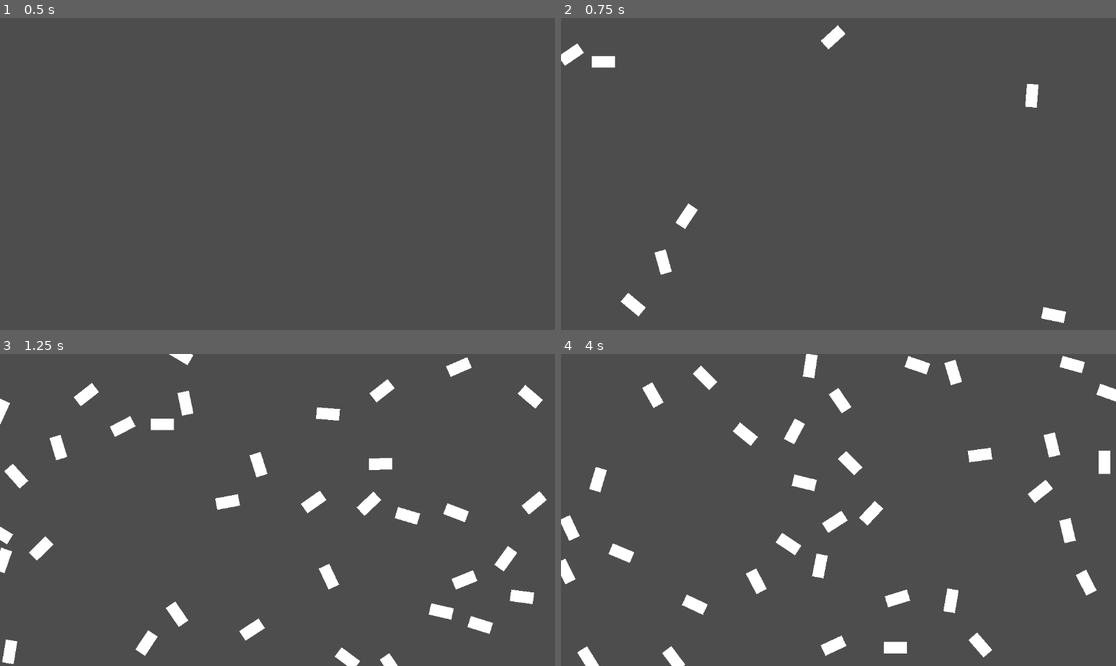
Above: before the commit, frames 1-4 (two rows, left to right).
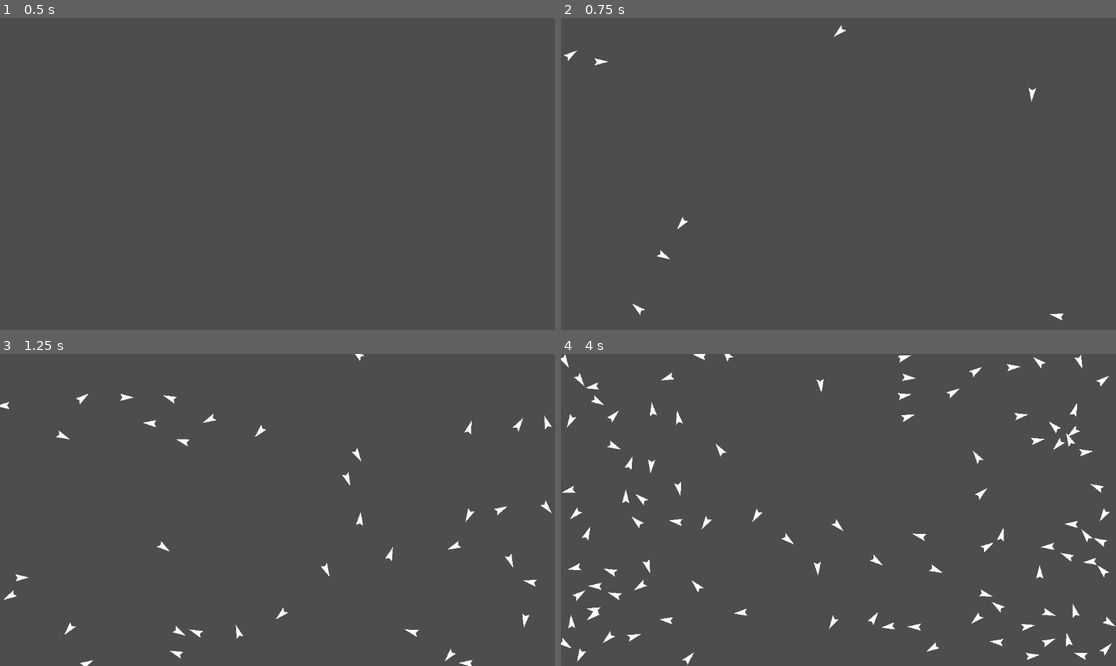
Above: after the commit, the same moments.

Repository: flamepineapple9/Boids
Game: Godot game, scene res://Scenes/Main.tscn
Two runs of this game, one before a commit and one after it. Both use one fixed random seed, a clock stepped at 60 frames per second and the inputs below.
Inputs:
- Up to frame 1 (0.5 s): no input
- Up to frame 2 (0.75 s): tap Enter at 0.5 s; tap Space (start) at 0.6 s
- Up to frame 3 (1.25 s): no input
- Up to frame 4 (4 s): tap Space (start) every 0.75 s from 1.35 to 3.6 s

Frame 1 is identical in both runs. In frame 2, 1.2% of the frame differs, in the area x 0-91%, y 2-98%; in frame 3, 6.1%; in frame 4, 8.1%, in the area x 0-100%, y 0-100%.

Commit message:
Proximity working ::thumbsup:

Diff:
--- a/Scenes/Boid.gd
+++ b/Scenes/Boid.gd
@@ -1,15 +1,18 @@
 extends Area2D
 
+var startScale = .6
 var vel: Vector2 = Vector2(0,0)
-var speed: int = 500
+var speed: int = 600 * startScale
 
 # Called when the node enters the scene tree for the first time.
 func _ready():
 	vel = Vector2.RIGHT.rotated(rotation)
+	scale = Vector2(startScale, startScale)
 
 
 #
 func _physics_process(delta):
+
 	#just visual as far as im aware, points boids in direction theyre moving
 	rotation = vel.angle()
 
@@ -22,30 +25,36 @@
 
 #this one def works
 func velocityMatch():
+	var c = Vector2.ZERO
+
 	var localBoids = $Vision.get_overlapping_areas()
 	if localBoids.size() > 0:
 		var avgVel: Vector2 = Vector2(0,0)
 		for i in localBoids.size():
 			avgVel += localBoids[i].vel
-		return (avgVel/localBoids.size())/85
-	else:
-		return Vector2(0,0)
+		c = avgVel/localBoids.size()/85
+
+	return c
 
 #pretty sure this one works
 func positionMatch():
+	var c = Vector2.ZERO
+
 	var localBoids = $Vision.get_overlapping_areas()
 	if(localBoids.size() > 0):
 		var avgPos: Vector2 = Vector2(0,0)
 		for i in localBoids.size():
 			avgPos += localBoids[i].position
 		avgPos /= localBoids.size()
-		return(position.direction_to(avgPos))/25
-	else:
-		return Vector2.ZERO
+		c = position.direction_to(avgPos)/25
+
+	return c
 
 #probably will have to handle all close boids, not just the closest one. Remove boids from localBoids if they are not considered close, then use both close boids in calculation
 # return c -= position - closeBoidObj.position
 func proximity():
+	var c = Vector2.ZERO
+
 	if $Vision.has_overlapping_areas():
 		var closeBoidObj = null
 
@@ -56,13 +65,12 @@
 			if position.distance_to(localBoids[i].position) < position.distance_to(closeBoid):
 				closeBoid = localBoids[i].position
 				closeBoidObj = localBoids[i]
-		if position.distance_to(closeBoid) < 90:
-			return (position - closeBoidObj.position).normalized()
-		else:
-			return Vector2.ZERO
-	else:
-		return Vector2.ZERO
+		if position.distance_to(closeBoid) < 75 * startScale:
+			c -= closeBoidObj.position - position
 
+	return c.normalized()/2
+
+#replace with boundary(), should be pretty simple (clueless)
 func screenWrap():
 	if position.x < 0:
 		position.x = get_viewport_rect().size.x
--- a/Scenes/Boid.tscn
+++ b/Scenes/Boid.tscn
@@ -3,16 +3,17 @@
 [ext_resource type="Script" path="res://Scenes/Boid.gd" id="1_3tijs"]
 
 [sub_resource type="CapsuleShape2D" id="CapsuleShape2D_g0q1t"]
-radius = 12.0
-height = 48.0
+radius = 7.5
+height = 40.0
 
 [node name="Boid" type="Area2D"]
+scale = Vector2(0.4, 0.4)
 collision_mask = 2
 script = ExtResource("1_3tijs")
 
 [node name="Sprite" type="Polygon2D" parent="."]
-rotation = 1.57079
-polygon = PackedVector2Array(-12, -24, 12, -24, 12, 24, -12, 24)
+scale = Vector2(0.407126, 1824.43)
+polygon = PackedVector2Array(61.406, 0, -55.2654, -0.00685146, -36.8436, 0, -55.2654, 0.00685146)
 
 [node name="Hitbox" type="CollisionShape2D" parent="."]
 rotation = 1.57079
@@ -24,4 +25,4 @@
 
 [node name="VisionBox" type="CollisionPolygon2D" parent="Vision"]
 position = Vector2(6.27438e-06, -1)
-polygon = PackedVector2Array(15.9998, 24.0001, 55.9999, 17.0004, 96.0017, -271.999, -95.9983, -272.001, -56.0001, 16.9996, -16.0002, 23.9999, -15.9998, -24.0001, 16.0002, -23.9999)
+polygon = PackedVector2Array(15.9998, 24.0001, 55.9999, 17.0004, 128.002, -270.999, -127.998, -271.001, -56.0001, 16.9996, -16.0002, 23.9999, -15.9998, -24.0001, 16.0002, -23.9999)
--- a/Scenes/flockSpawner.gd
+++ b/Scenes/flockSpawner.gd
@@ -4,7 +4,7 @@
 var random = RandomNumberGenerator.new()
 
 var boidCount: int = 0
-var boidMax: int = 35
+var boidMax: int = 100
 
 var start: bool = false
 
